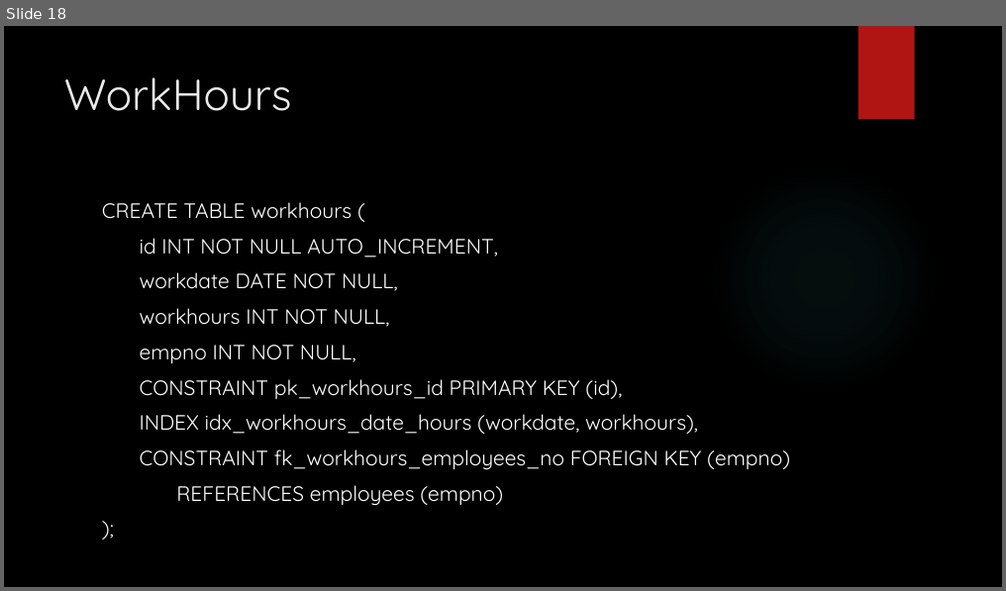
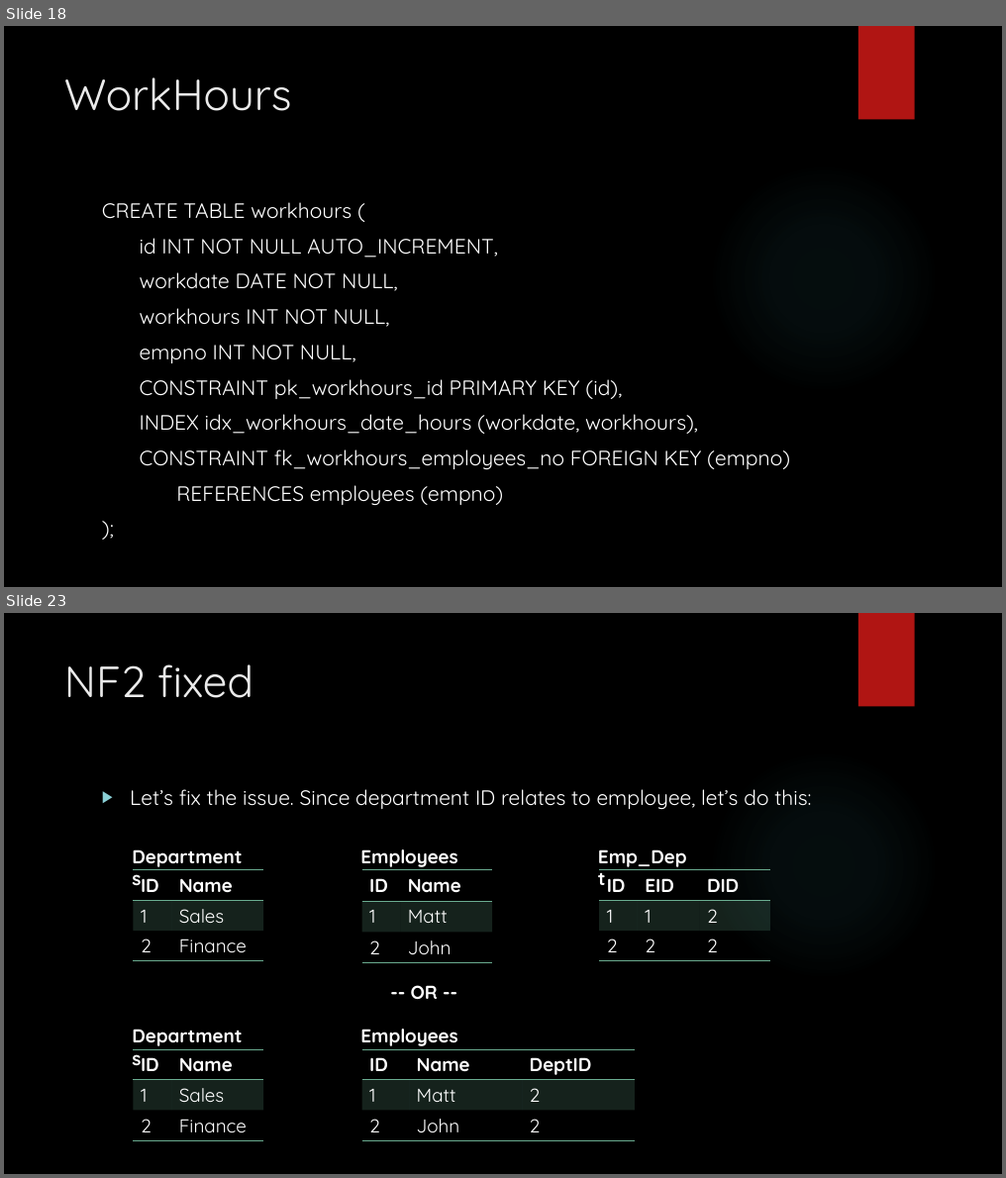
Before and after one commit to zedfoxus/database-bootcamp, a slide deck: Presentation/Database-Bootcamp-Presentation.pptx. Shown one above the other, each under a label of ours: slide 18 before the commit, slides 18 and 23 after it; the slides between them are not shown. The pictures are 1006x591 and 1006x1178 pixels, drawn with LibreOffice and Linux fonts; fonts in the diff are those of the drawing; background and template pictures are left out. Boxes give left, top, right and bottom in pixels: in the first picture for what was removed or moved away, otherwise in the second. Text is boxed around its words. In the diff, an @@ line names an element or a change of style, - is before the commit and + after.

```diff
--- a/Presentation/Database-Bootcamp-Presentation.pptx
+++ b/Presentation/Database-Bootcamp-Presentation.pptx
@@ slide 23 added at bbox=[4, 613, 1002, 1174], background picture (left out); not listed: 2 template elements that a slide beside it also shows @@
@@ title added at bbox=[64, 664, 253, 698], 42 pt, text #EBEBEB @@
+NF2 fixed
@@ text added at bbox=[130, 789, 811, 810], 20 pt, text #FFFFFF @@
+▶ Let’s fix the issue. Since department ID relates to employee, let’s do this:
@@ text added at bbox=[125, 842, 256, 871], 18 pt, text #FFFFFF, bold @@
+Departments
@@ text added at bbox=[360, 850, 458, 867], 18 pt, text #FFFFFF, bold @@
+Employees
@@ text added at bbox=[598, 850, 687, 867], 18 pt, text #FFFFFF, bold @@
+Emp_Dept
@@ table added at bbox=[134, 870, 263, 961], 3 rows, 2 columns @@
+ID | Name
+1 | Sales
+2 | Finance
@@ table added at bbox=[361, 870, 492, 961], 3 rows, 2 columns @@
+ID | Name
+1 | Matt
+2 | John
@@ table added at bbox=[599, 870, 770, 961], 3 rows, 3 columns @@
+ID | EID | DID
+1 | 1 | 2
+2 | 2 | 2
@@ text added at bbox=[411, 985, 438, 999], 18 pt, text #FFFFFF, bold @@
+-- OR --
@@ text added at bbox=[125, 1021, 256, 1051], 18 pt, text #FFFFFF, bold @@
+Departments
@@ table added at bbox=[134, 1051, 263, 1142], 3 rows, 2 columns @@
+ID | Name
+1 | Sales
+2 | Finance
@@ text added at bbox=[360, 1029, 458, 1047], 18 pt, text #FFFFFF, bold @@
+Employees
@@ table added at bbox=[361, 1051, 635, 1142], 3 rows, 3 columns @@
+ID | Name | DeptID
+1 | Matt | 2
+2 | John | 2
```
Also in this commit, not shown: 5 other slides added.
